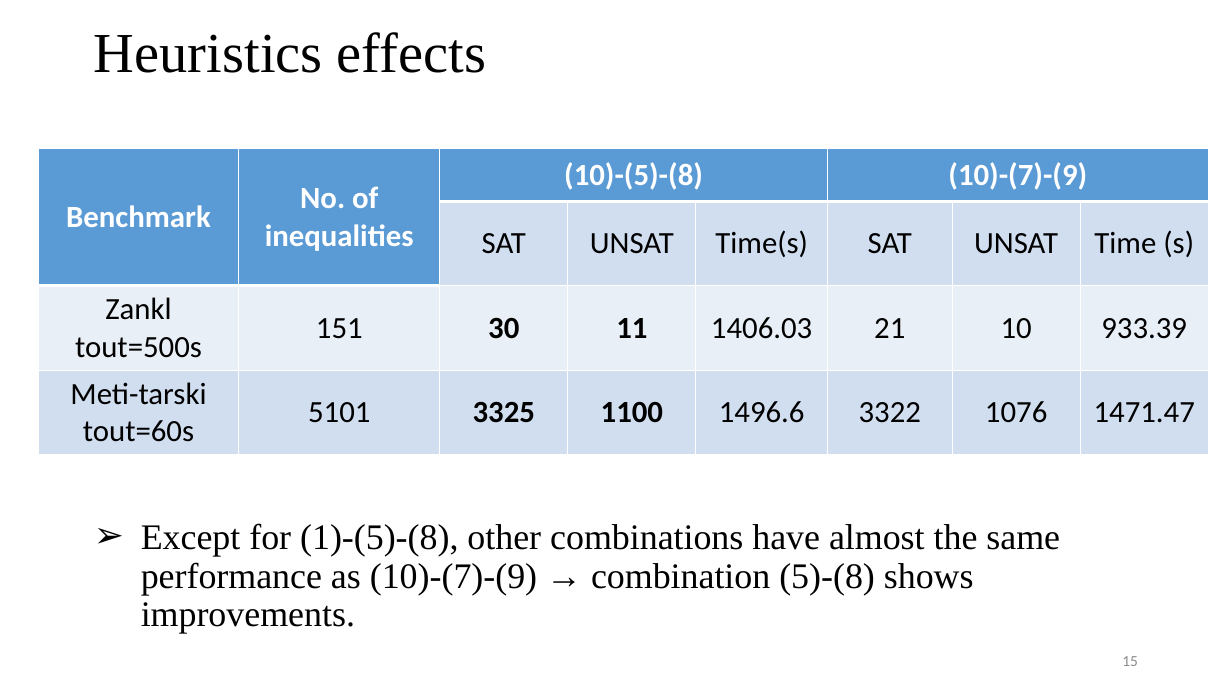
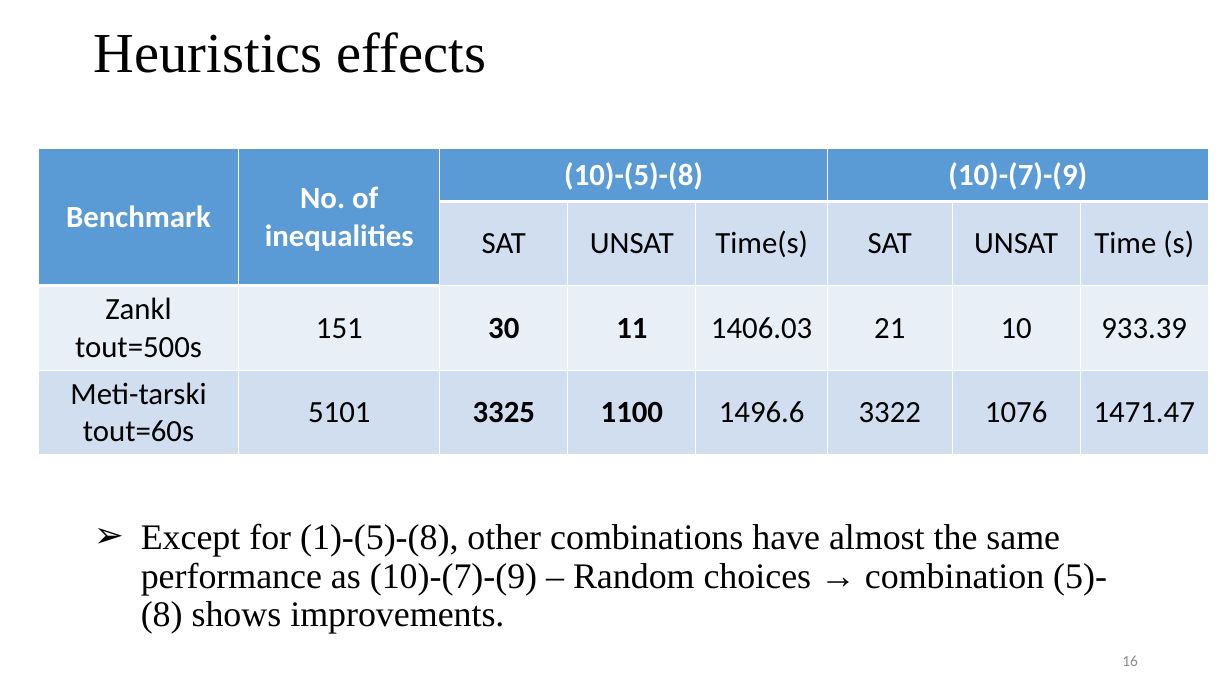
Before and after one commit to tungvx/raSAT, a slide deck: slide 16 of report/thesis/presentation.pptx (slide 15 before the commit). Drawn at 1232x693 pixels with LibreOffice and Linux fonts; fonts in the diff are those of the drawing. Boxes give left, top, right and bottom in pixels: in the first picture for what was removed or moved away, otherwise in the second. Text is boxed around its words. In the diff, an @@ line names an element or a change of style, - is before the commit and + after.

```diff
--- a/report/thesis/presentation.pptx
+++ b/report/thesis/presentation.pptx
@@ text at <box>141,523,1107,634</box>: text changed @@
-➢ Except for (1)-(5)-(8), other combinations have almost the same performance as (10)-(7)-(9) → combination (5)-(8) shows improvements.
+➢ Except for (1)-(5)-(8), other combinations have almost the same performance as (10)-(7)-(9) – Random choices → combination (5)-(8) shows improvements.
@@ page number at <box>1122,655,1138,666</box>: text changed @@
-15
+16
```
Also in this commit, not shown: 9 other slides changed, 1 slide added.
